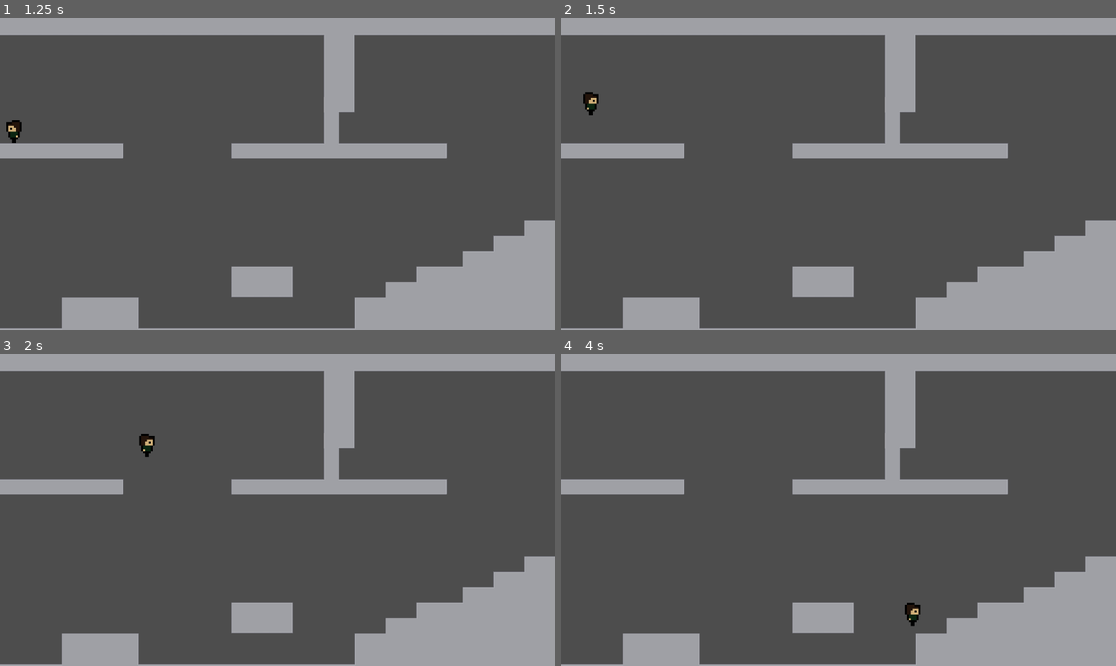
Above: before the commit, frames 1-4 (two rows, left to right).
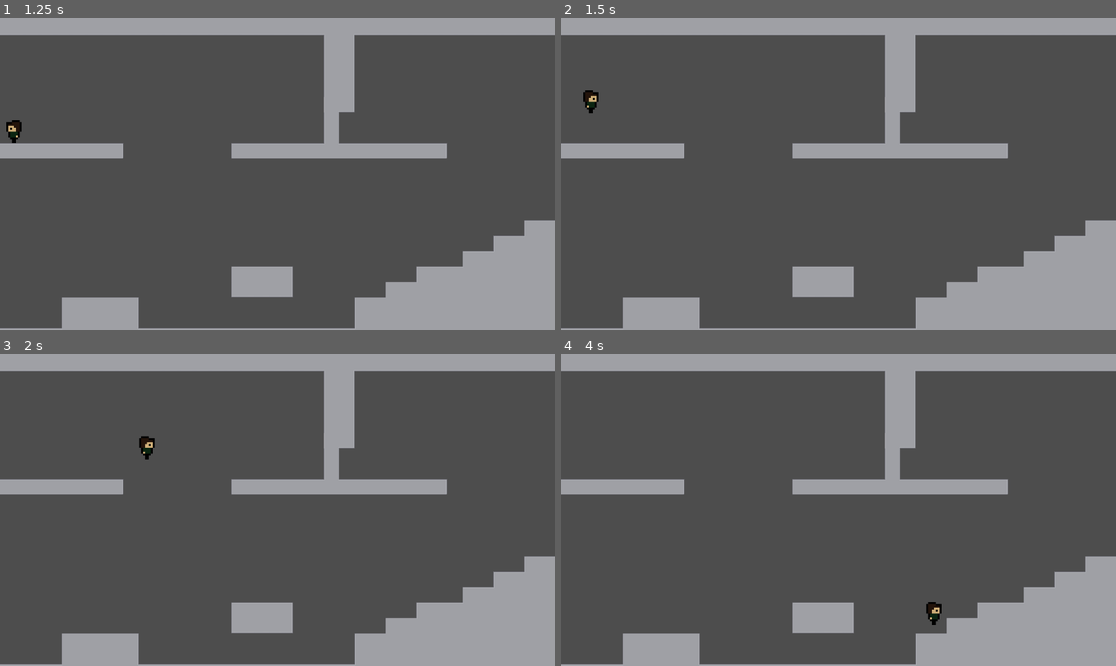
Above: after the commit, the same moments.

Repository: CelerityTAS/RostEntfernerTMLLC
Game: Godot game, scene res://scenes/menus/mainmenu.tscn
The game is run twice, just before and just after one commit, with the same random seed, the same clock (stepped at 60 frames per second) and the same inputs.
Inputs:
- Up to frame 1 (1.25 s): click "Start" at 0.5 s
- Up to frame 2 (1.5 s): tap Enter at 1.25 s; hold D (right) from 1.28 s (still down); hold W (jump) from 1.28 s (still down)
- Up to frame 3 (2 s): keep holding D (right); keep holding W (jump)
- Up to frame 4 (4 s): release W (jump) at 2.03 s; tap W (jump) at 2.1, 2.27, 2.57, 3.6, 3.77 s; release D (right) at 2.78 s; hold Left (left) 2.78-3.53 s; hold W (jump) 2.78-3.53 s; hold D (right) from 3.53 s (still down)

Frame 1 is identical in both runs. In frame 2, less than 0.1% of the frame differs, in the area x 4-7%, y 23-32%; in frame 3, less than 0.1%; in frame 4, 0.3%, in the area x 61-69%, y 79-88%.

Commit message:
coyote timer moved to player

Diff:
--- a/Rostentferner/scenes/Player/normal.gd
+++ b/Rostentferner/scenes/Player/normal.gd
@@ -2,7 +2,6 @@
 
 @onready var player = get_parent().get_parent()
 var next_state = null
-var jumpAvailable = true
 var coyoteTimeout = false
 @onready var coyote_timer = $"../../CoyoteTimer"
 
@@ -15,15 +14,14 @@
 
 
 	if !player.is_on_floor():
+		next_state = get_parent().get_node("air")
 		if coyote_timer.is_stopped():
 			coyote_timer.start(player.MAX_COYOTE_TIMER)
 
 	else:
 		coyote_timer.stop()
+		player.jump_available = true
 
-	if Input.is_action_pressed("jump"):
-		player.movement.y = player.JUMP_VELOCITY
-		next_state = get_parent().get_node("air")
 	var direction = player.direction_input()
 	if direction == 0:
 		player.movement.x = move_toward(player.velocity.x, 0, player.DECELERATION)
@@ -43,4 +41,4 @@
 
 
 func _on_coyote_timer_timeout():
-	coyoteTimeout = true
+	player.jump_available = false
--- a/Rostentferner/scenes/Player/player.gd
+++ b/Rostentferner/scenes/Player/player.gd
@@ -7,16 +7,21 @@
 @export var SPEED = 300.0
 @export var JUMP_VELOCITY = -400.0
 @export var MAX_JUMP_TIMER = 11
-@export var MAX_COYOTE_TIMER = 0.2 #in Sec
+@export var MAX_COYOTE_TIMER = 0.1 #in Sec
 @export var ACCELERATION = 30
 @export var DECELERATION = 100
 @export var TERMINAL_SPEED = 500
 @export var GRAVITY = 1000
 @onready var sprite = $AnimatedSprite2D
+var jump_available = false
 var movement = Vector2()
 
 
 func _physics_process(delta):
+	if Input.is_action_pressed("jump") and jump_available:
+		movement.y = JUMP_VELOCITY
+		jump_available = false
+
 	set_velocity(movement)
 	set_up_direction(UP_VECTOR)
 	move_and_slide()
